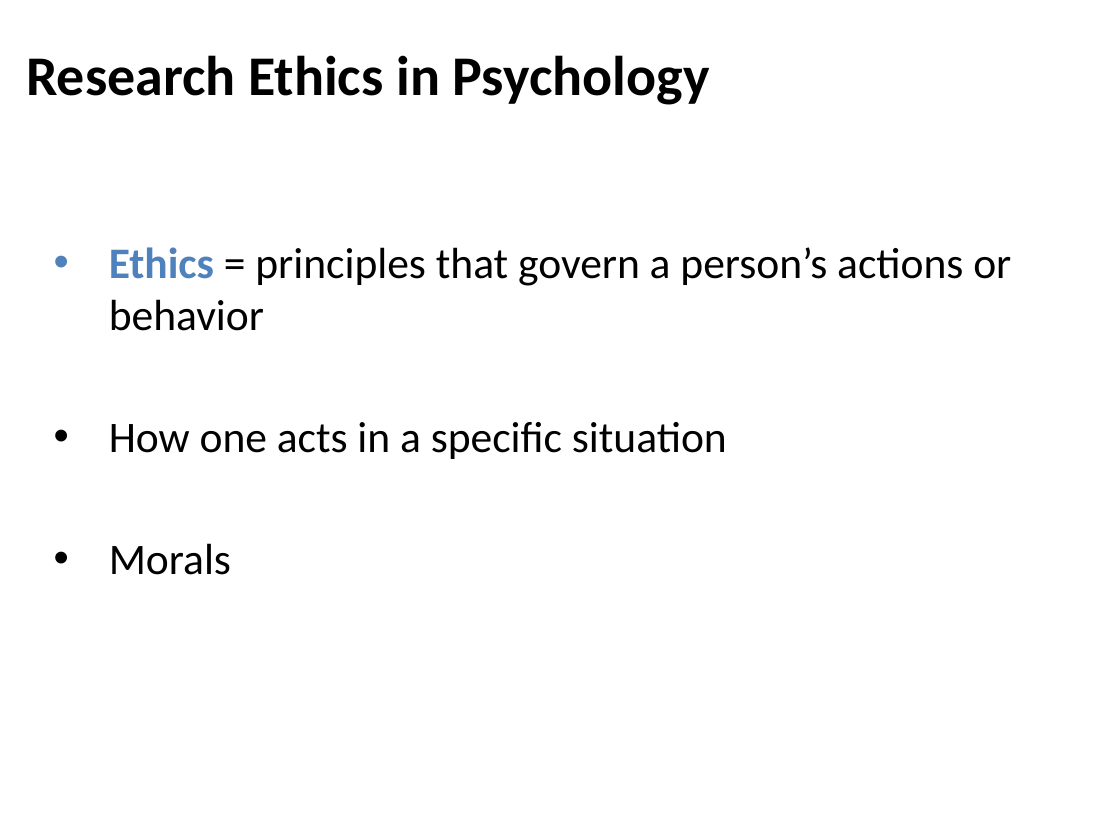
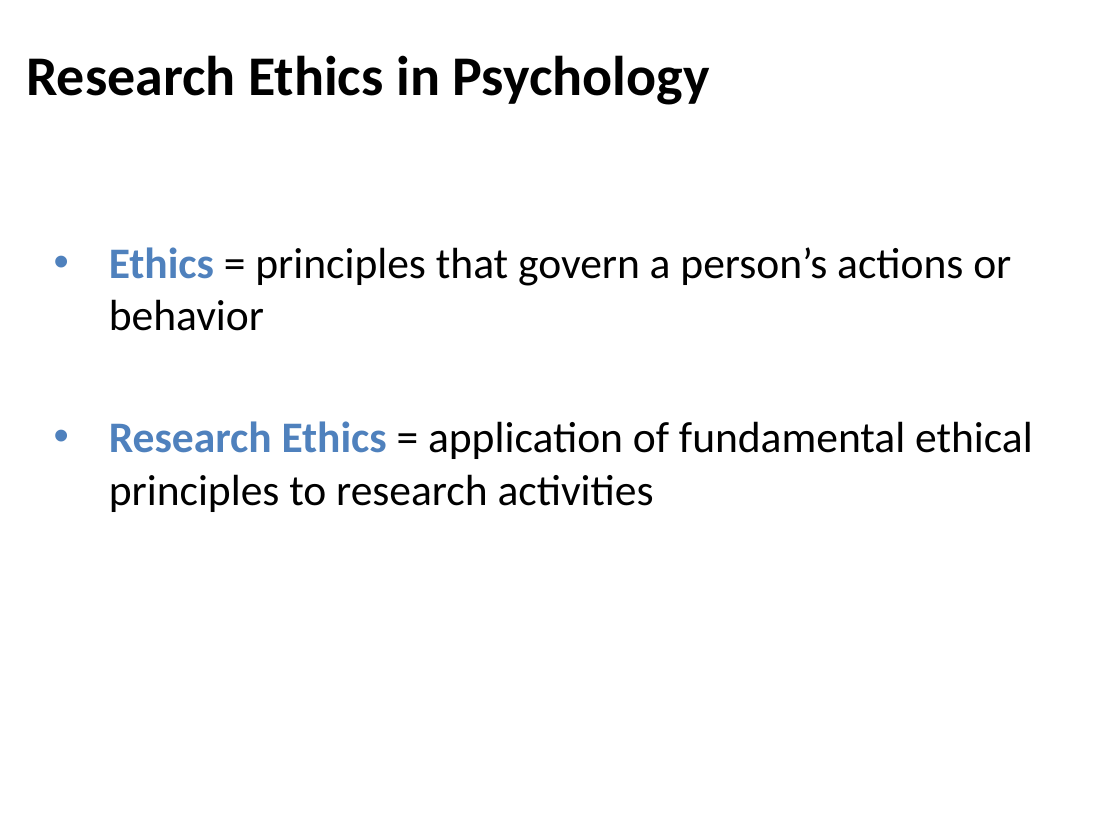
Before and after one commit to npm27/Teaching-Materials, a slide deck: slide 2 of Social Psych/Slides/3 Ethics.pptx (slide 3 before the commit). Drawn at 1120x840 pixels with LibreOffice and Linux fonts; fonts in the diff are those of the drawing. Boxes give left, top, right and bottom in pixels: in the first picture for what was removed or moved away, otherwise in the second. Text is boxed around its words. In the diff, an @@ line names an element or a change of style, - is before the commit and + after.

```diff
--- a/Social Psych/Slides/3 Ethics.pptx
+++ b/Social Psych/Slides/3 Ethics.pptx
@@ text at (109, 421, 1033, 512): text changed @@
-• How one acts in a specific situation
-• Morals
+• Research Ethics = application of fundamental ethical principles to research activities
```
Also in this commit, not shown: 10 other slides changed, 2 slides added, 9 slides removed.
